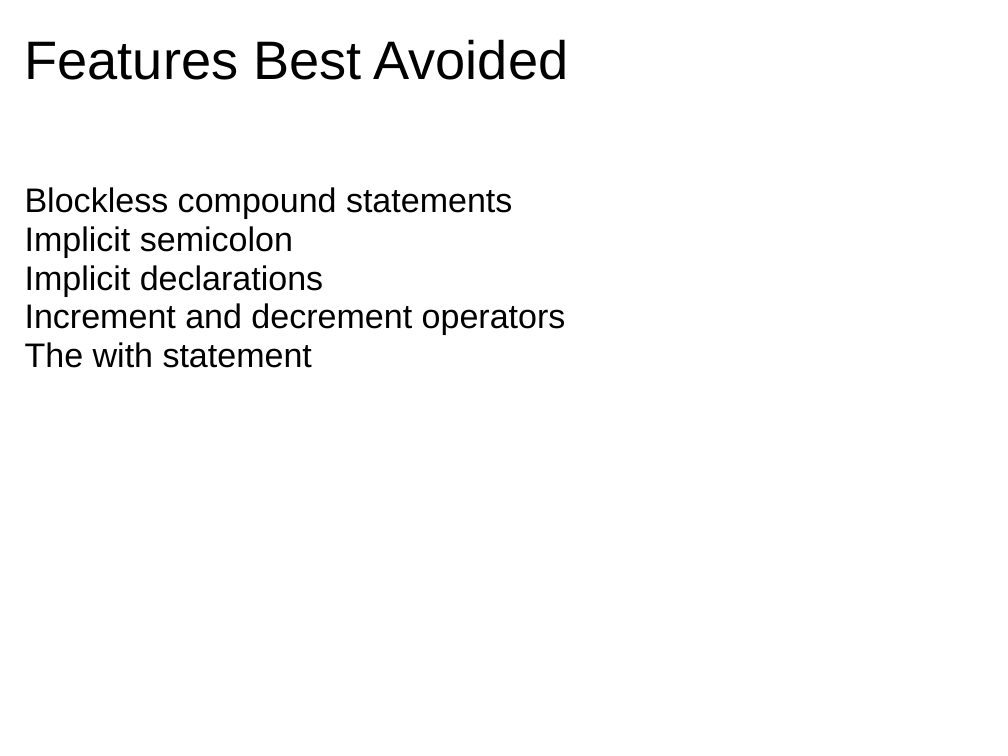
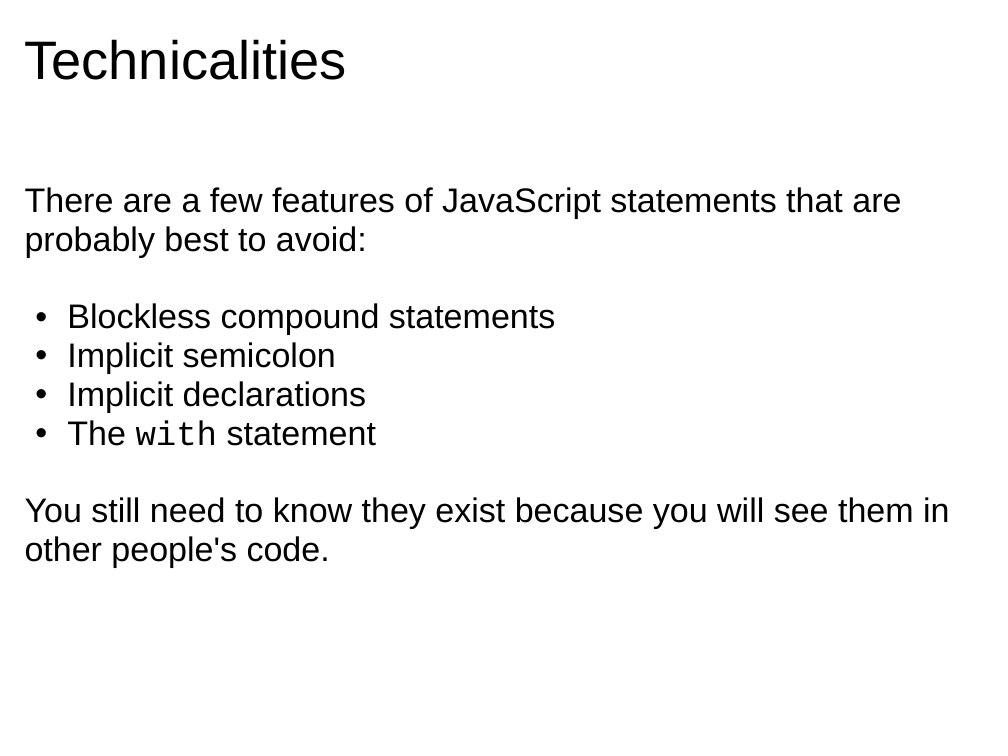
Before and after one commit to dondi/javascript-book, a slide deck: slide 36 of presentations/Chapter_4_Presentation.ppt (slide 35 before the commit). Drawn at 1008x756 pixels with LibreOffice and Linux fonts; fonts in the diff are those of the drawing; background and template pictures are left out. Boxes give left, top, right and bottom in pixels: in the first picture for what was removed or moved away, otherwise in the second. Text is boxed around its words. In the diff, an @@ line names an element or a change of style, - is before the commit and + after.

```diff
--- a/presentations/Chapter_4_Presentation.ppt
+++ b/presentations/Chapter_4_Presentation.ppt
@@ title at [25, 39, 347, 80]: text changed @@
-Features Best Avoided
+Technicalities
@@ text at [25, 187, 901, 257]: paragraph added @@
+There are a few features of JavaScript statements that are probably best to avoid:
@@ text at [25, 303, 566, 335]: paragraph removed @@
-Increment and decrement operators
@@ text at [67, 303, 555, 446]: font Arial to Courier New in "with"; bullet none to • @@
@@ text at [25, 497, 949, 568]: paragraph added @@
+You still need to know they exist because you will see them in other people's code.
```
Also in this commit, not shown: 16 other slides changed, 4 slides added, 4 slides removed, 3 other files.
